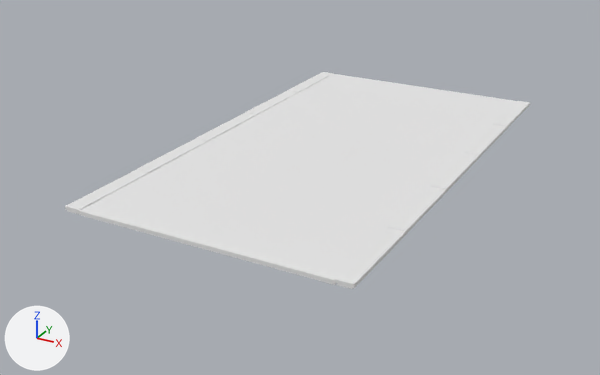
An edit to the FBX model Assets/Scenes/Environment Assets/Player Hub/FBX/Game Ready/prop_SandGround.fbx, drawn before and after from the same camera.
Before and after are seen from a camera (50 mm lens) standing at (5.1, -6.83, 4.44) and looking at (-0.32, 3.04, -0.49). The axes (+X, +Y, +Z) are drawn at lower left. The lights are the same throughout. Where no turn or scale is listed for an object, it has been applied to the vertices.

Objects in the first picture: 'prop_SandGround'.
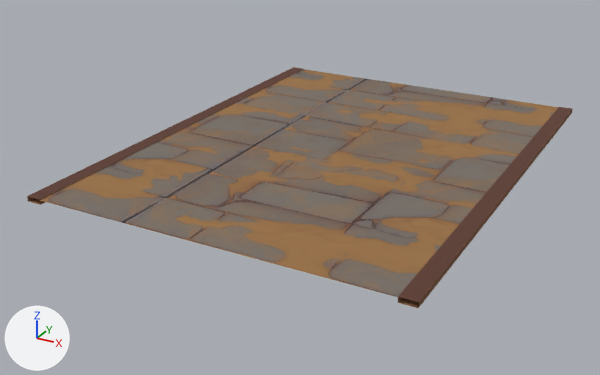
Where the change shows, as pixel boxes [x1, y1, x2, y2] in the pictures (600 x 375 px):
'prop_SandGround', surface changed, reshaped (white to brown, 17% wider, 11% taller): before [65, 72, 530, 289]; after [27, 67, 573, 308]
part 1 of me_plane_004, rebuilt (18% wider, 8% taller): before [79, 74, 516, 285]; after [40, 69, 558, 297]
part 2 of me_plane_004, deleted: before [65, 72, 530, 289]
part 3 of me_plane_004, added (brown): after [27, 67, 573, 308]

The change, as a list of edits to the scene's bpy script:
```text
Add img_t_trimsheet_bridge_d_png:
    img_t_trimsheet_bridge_d_png = load_image('T_Trimsheet_Bridge_D.png', '../../Final Textures/T_Trimsheet_Bridge_D.png', 2048, 2048, 'sRGB')
Add img_t_sandground_d_png:
    img_t_sandground_d_png = load_image('T_SandGround_D.png', '../../Final Textures/T_SandGround_D.png', 2048, 2048, 'sRGB')
Change mat_t_sandground:
    remove mat_t_sandground.base_color = (0.8, 0.8, 0.8)  # white #e7e7e7
    add mat_t_sandground.texture = img_t_sandground_d_png
Change mat_t_trimsheet_bridge:
    remove mat_t_trimsheet_bridge.base_color = (0.8, 0.8, 0.8)  # white #e7e7e7
    add mat_t_trimsheet_bridge.texture = img_t_trimsheet_bridge_d_png
Change me_plane_004:
    used by ob_prop_sandground; location = (0.0, 0.0, 0.0)
    verts and faces of me_plane_004; kept vertices keep their numbers, new ones are numbered from 168
    remove me_plane_004.from_pydata(...)  # 168 vertices, 166 faces; spans x -1.99..1.99, y 0.0..6.99, z 0.0..0.07
    add me_plane_004.from_pydata(...)  # 20 vertices, 9 faces; spans x -2.64..2.7, y 0.0..6.99, z -0.01..0.07
    me_plane_004 part 1: the loose piece of 8 vertices spanning x -1.77..1.77, y 0.0..6.99, z 0.0..0.06 is rebuilt with 4 vertices and now spans x -2.41..2.47, y 0.0..6.99, z 0.06
    me_plane_004 part 2: 10 loose pieces with 160 vertices, spanning x -1.99..1.99, y 0.0..6.99, z 0.0..0.07, are deleted
    me_plane_004 part 3
    add verts[168] = (-2.64, 6.99, -0.01)
    add verts[169] = (-2.64, 6.99, 0.07)  # pixel (293, 67)
    add verts[170] = (-2.64, 0.0, -0.01)  # pixel (27, 201)
    add verts[171] = (-2.64, 0.0, 0.07)  # pixel (27, 196)
    add verts[172] = (2.47, 6.99, -0.01)
    add verts[173] = (2.47, 6.99, 0.07)  # pixel (559, 106)
    add verts[174] = (2.47, 0.0, -0.01)  # pixel (397, 302)
    add verts[175] = (2.47, 0.0, 0.07)  # pixel (397, 296)
    add for new, old in zip([*range(176, 184)], [*range(168, 176)]): verts[new] = verts[old] + (0.23, 0.0, 0.0)
    add faces += [(169, 171, 179, 177), (176, 177, 179, 178), (168, 170, 171, 169), (168, 176, 178, 170), (173, 175, 183, 181), (180, 181, 183, 182)]  # mat_t_trimsheet_bridge (picture img_t_trimsheet_bridge_d_png)
    add faces += [(172, 174, 175, 173), (172, 180, 182, 174)]  # mat_t_trimsheet_bridge (picture img_t_trimsheet_bridge_d_png)
```
